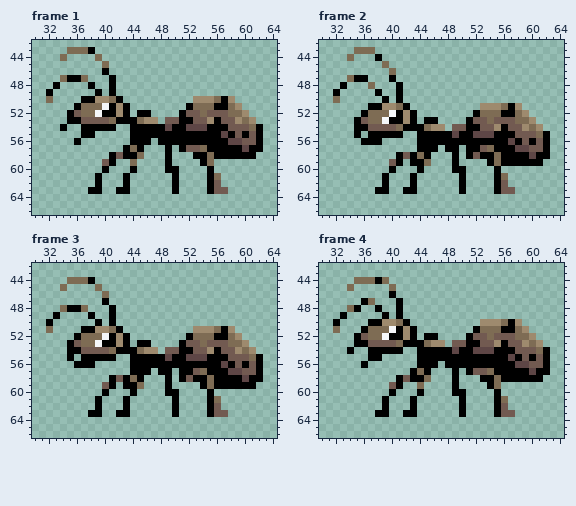
File history of a pixel-art file, Assets/Art/ant idle.aseprite. That is the earlier state.
96x96 pixels, 4 frames. Shown: frame 1: x 30..64, y 42..66; frame 2: x 30..64, y 42..66; frame 3: x 30..64, y 42..66; frame 4: x 30..64, y 42..66.
Once edited:
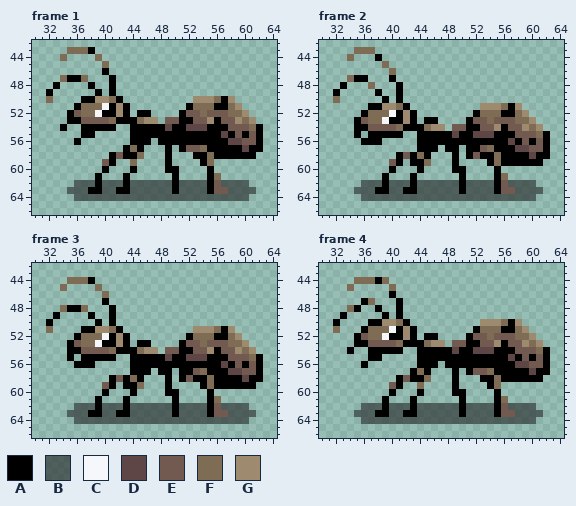
Palette (. is transparent): A #000000  B #22232399  C #f5f7fa  D #5e4646  E #725a51  F #7e6c54  G #9e8a6e
Changes in this commit:
layer "Layer 2" opacity 60% added
Changed rows in their new state; - is an unchanged pixel.
Frame 1, layer "Layer 2":
first column x 35:
62 -BBB-BBB-BBBBBB-BBBB--BBBB-
63 BBB--BB--BBBBBB-BBBB---BBBB
64 -BBBBBBBBBBBBBBBBBBBBBBBBB-
Frame 2, layer "Layer 2": the same change as frame 1
Frame 3, layer "Layer 2": the same change as frame 1
Frame 4, layer "Layer 2": the same change as frame 1
Pixel boxes of the changes (left, top, right, bottom) in both pictures:
added: (67, 180, 256, 201)
added: (354, 180, 543, 201)
added: (67, 403, 256, 424)
added: (354, 403, 543, 424)
